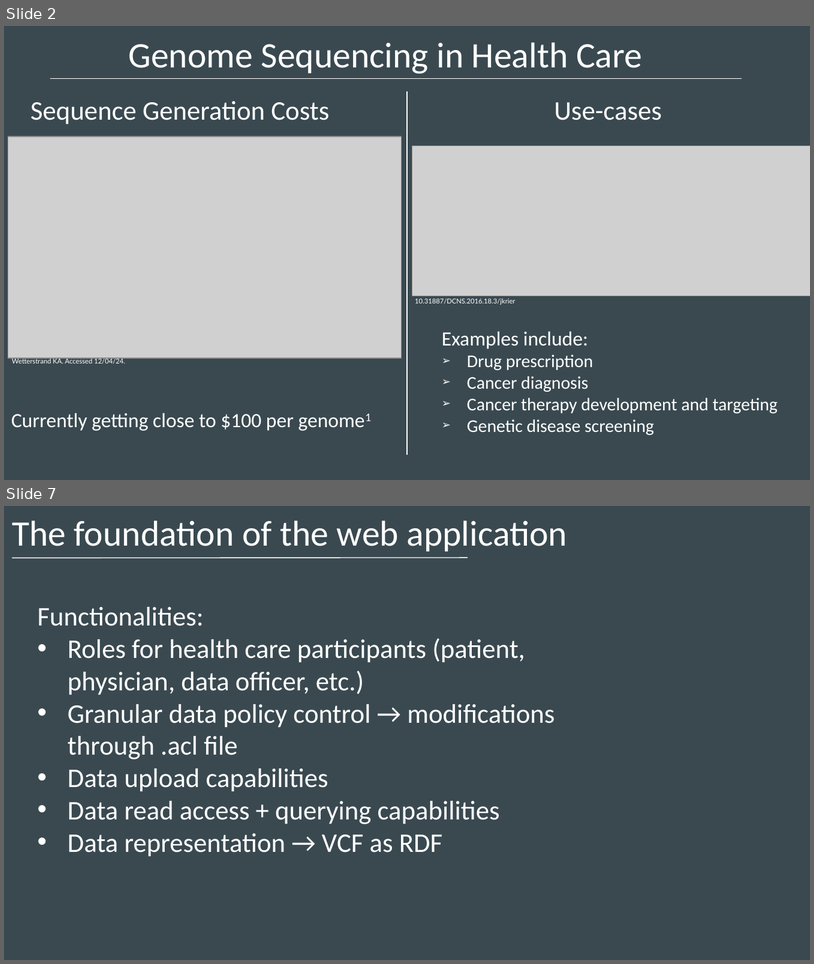
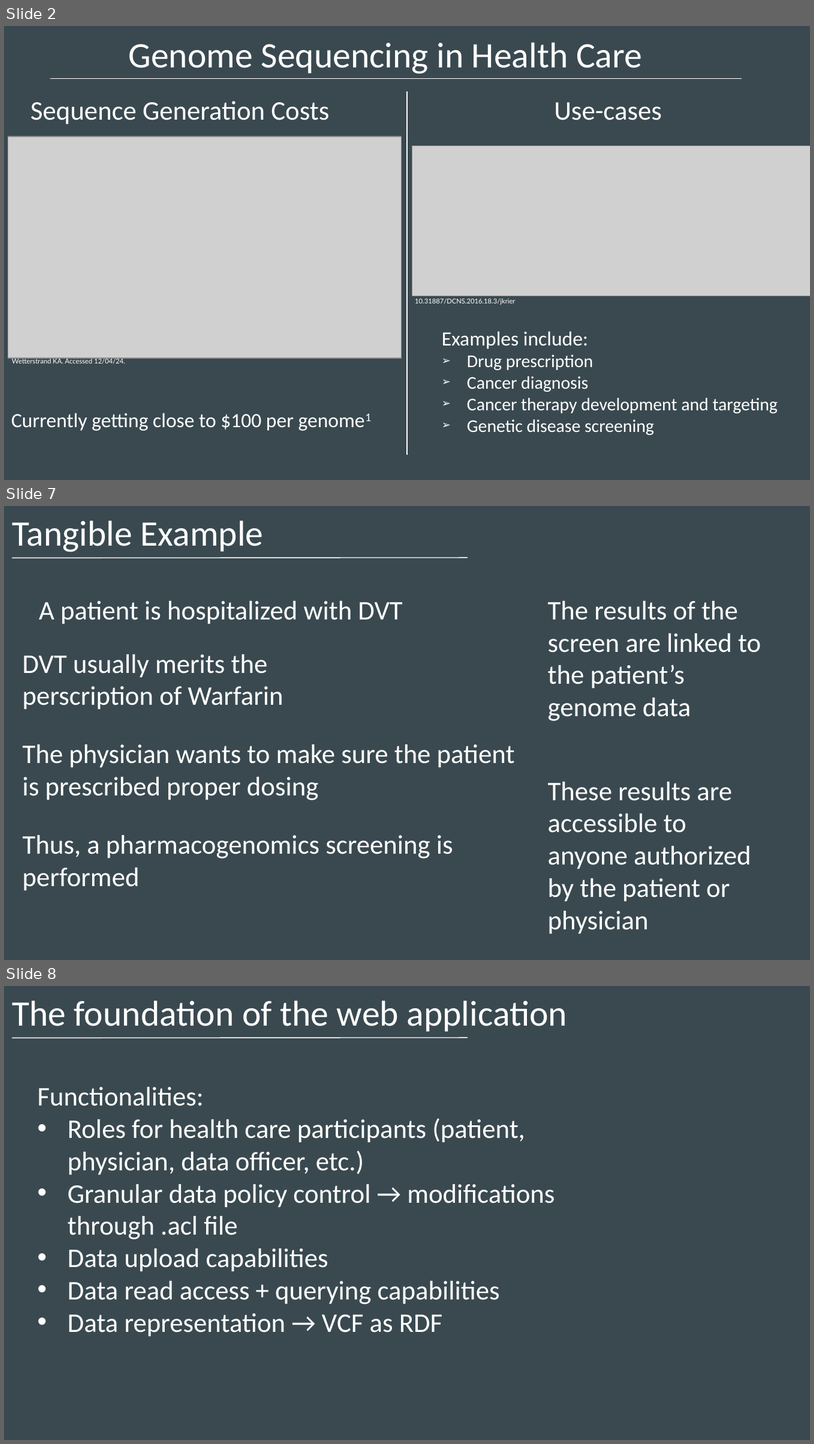
Before and after one commit to ecrum19/SolidSymposium2024, a slide deck: SolidSymposium2024_EDC.pptx. Shown one above the other, each under a label of ours: slides 2 and 7 before the commit, slides 2, 7 and 8 after it; the slides between them are not shown. The pictures are 814x964 and 814x1444 pixels, drawn with LibreOffice and Linux fonts; fonts in the diff are those of the drawing; grey boxes stand for pictures. Boxes give left, top, right and bottom in pixels: in the first picture for what was removed or moved away, otherwise in the second. Text is boxed around its words. In the diff, an @@ line names an element or a change of style, - is before the commit and + after.

```diff
--- a/SolidSymposium2024_EDC.pptx
+++ b/SolidSymposium2024_EDC.pptx
@@ slide 7 added at [4, 506, 810, 960], background #3A4950 @@
@@ text added at [12, 520, 264, 552], 32 pt, text #FFFFFF @@
+Tangible Example
@@ line added from (12, 558) to (468, 558), #FFFFFF 0.75 pt @@
@@ text added at [39, 601, 402, 624], 24 pt, text #FFFFFF @@
+A patient is hospitalized with DVT
@@ text added at [548, 601, 761, 721], 24 pt, text #FFFFFF @@
+The results of the screen are linked to the patient’s genome data
@@ text added at [23, 654, 284, 709], 24 pt, text #FFFFFF @@
+DVT usually merits the perscription of Warfarin
@@ text added at [23, 744, 515, 800], 24 pt, text #FFFFFF @@
+The physician wants to make sure the patient is prescribed proper dosing
@@ text added at [548, 781, 751, 934], 24 pt, text #FFFFFF @@
+These results are accessible to anyone authorized by the patient or physician
@@ text added at [23, 835, 453, 891], 24 pt, text #FFFFFF @@
+Thus, a pharmacogenomics screening is performed
@@ what was slide 7 is now slide 8 @@
```
Also in this commit, not shown: 3 slides changed, 1 other slide added, 1 slide removed.
